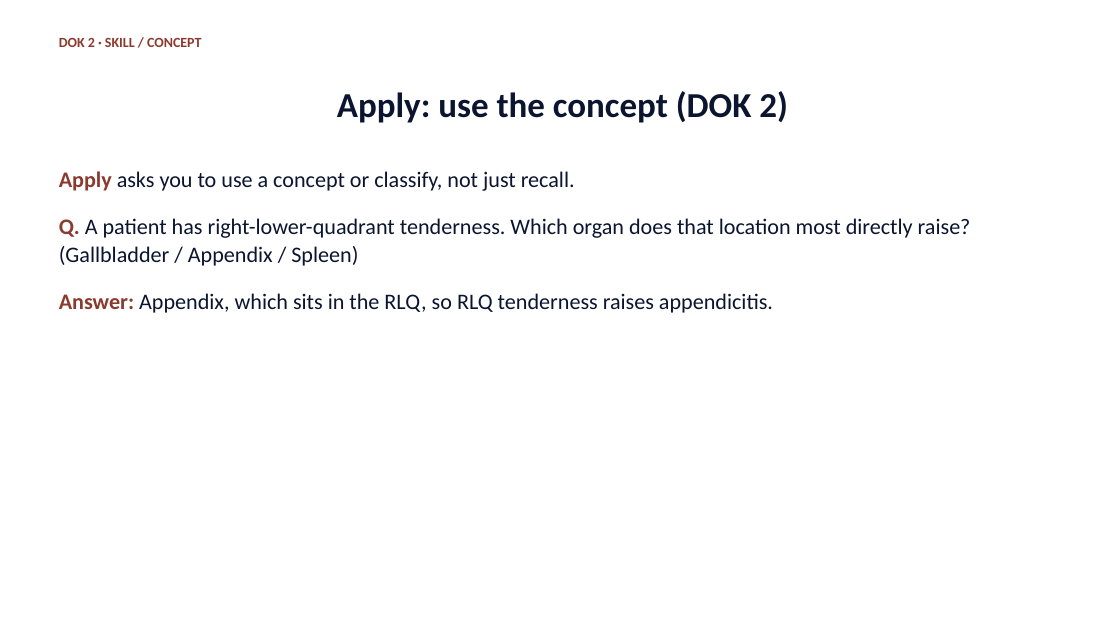
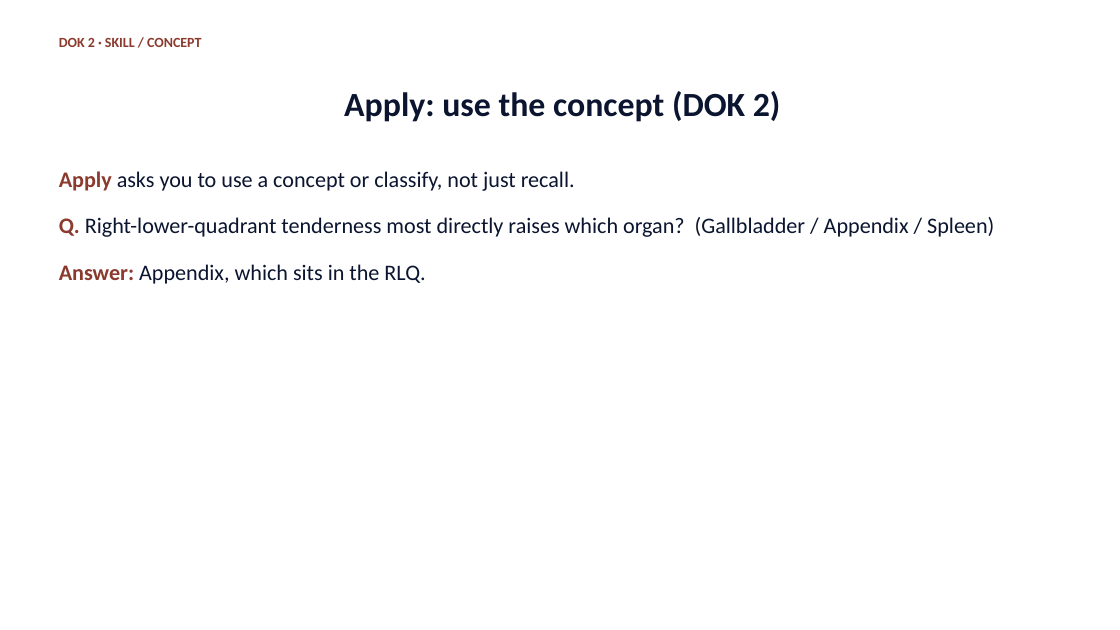
Before and after one commit to drsrennie-stack/A-P-lecture-core, a slide deck: slide 27 of Foundations-Human-Anatomy.pptx (slide 31 before the commit). Drawn at 1120x630 pixels with LibreOffice and Linux fonts; fonts in the diff are those of the drawing. Boxes give left, top, right and bottom in pixels: in the first picture for what was removed or moved away, otherwise in the second. Text is boxed around its words. In the diff, an @@ line names an element or a change of style, - is before the commit and + after.

```diff
--- a/Foundations-Human-Anatomy.pptx
+++ b/Foundations-Human-Anatomy.pptx
@@ title "Apply: use the concept (DOK ..." at [344, 91, 781, 122]: size 30 to 29 pt @@
@@ text at [59, 217, 994, 284]: text changed @@
-Q. A patient has right-lower-quadrant tenderness. Which organ does that location most directly raise? (Gallbladder / Appendix / Spleen)
-Answer: Appendix, which sits in the RLQ, so RLQ tenderness raises appendicitis.
+Q. Right-lower-quadrant tenderness most directly raises which organ? (Gallbladder / Appendix / Spleen)
+Answer: Appendix, which sits in the RLQ.
```
Also in this commit, not shown: 21 other slides changed, 1 slide added, 5 slides removed, 1 other file.
